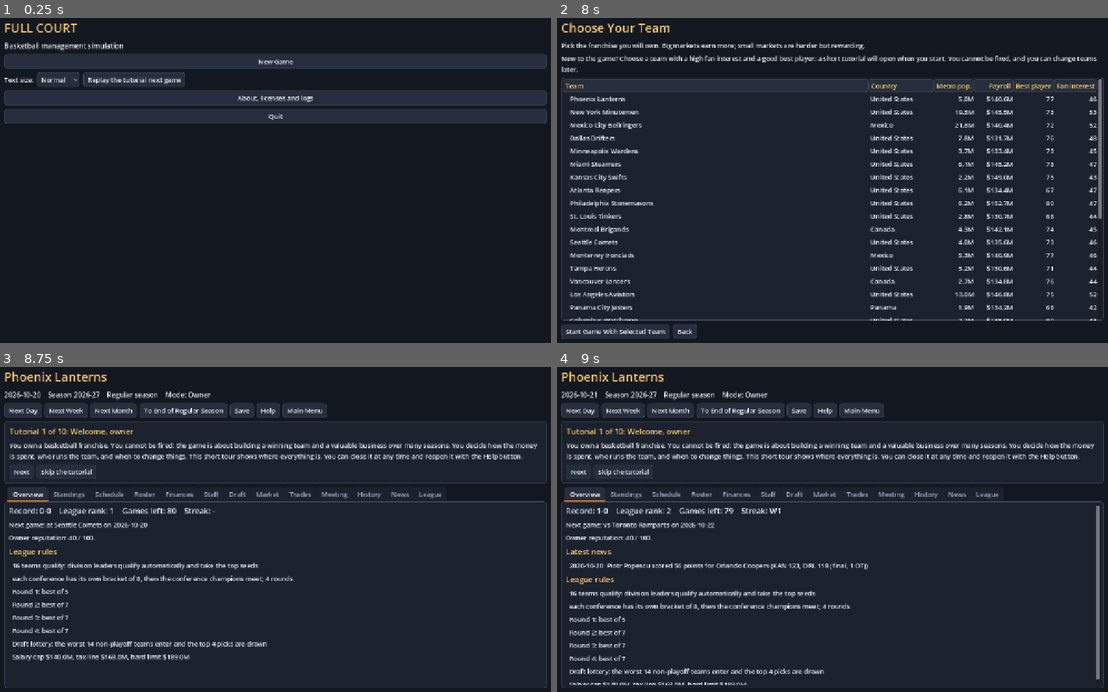
Above: before the commit, frames 1-4 (two rows, left to right).
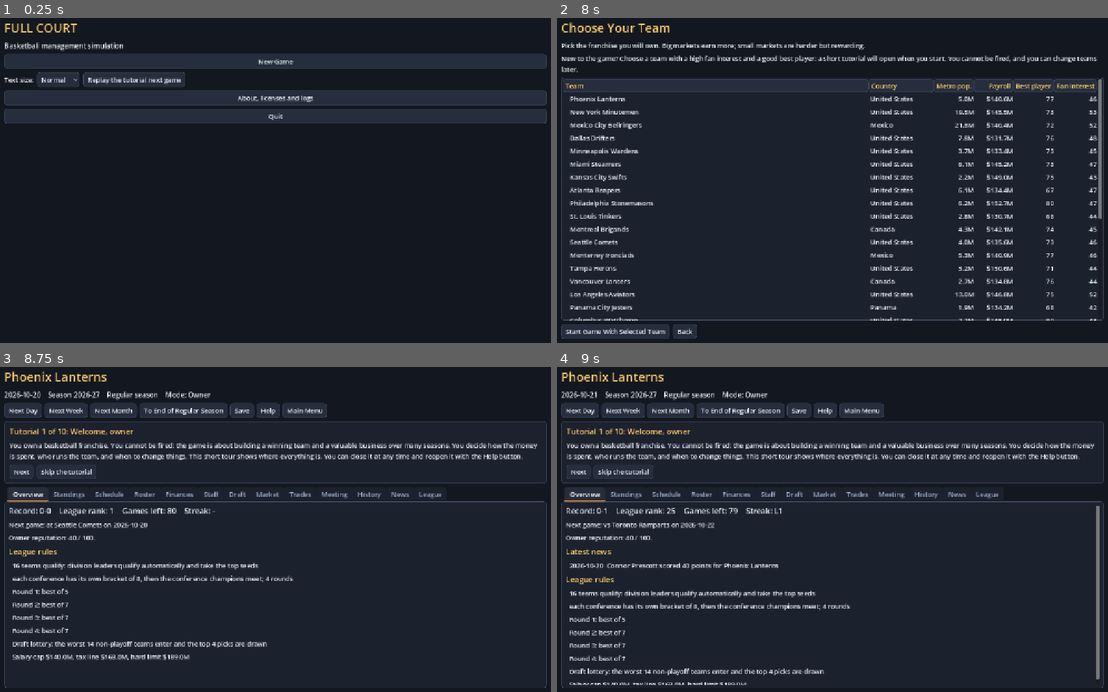
Above: after the commit, the same moments.

Repository: Novaeris/full-court-godot
Game: Godot game, scene res://scenes/main.tscn
Two runs of this game, one before a commit and one after it. Both use one fixed random seed, a clock stepped at 60 frames per second and the inputs below.
Inputs:
- Up to frame 1 (0.25 s): no input
- Up to frame 2 (8 s): click "New Game" at 0.5 s; click "North America" at 1.25 s; click "30 teams" at 2 s; click "2 conferences x 3 divisions o…" at 2.75 s; click "Soft cap with hard limit (rec…" at 3.5 s; click "Mid 2010s (default)" at 4.25 s; click "On (worst teams are favoured …" at 5 s; click "Late 2010s: fast, three-point…" at 5.75 s; click "Owner Mode" at 6.5 s; click "Create League" at 7.25 s
- Up to frame 3 (8.75 s): click "Start Game With Selected Team" at 8 s
- Up to frame 4 (9 s): click "Next Day" at 8.75 s

Frames 1-3 are identical in both runs. In frame 4, 0.7% of the frame differs, in the area x 7-57%, y 43-63%.

Commit message:
M3: intentional fouling late, close-game statistics
Co-Authored-By: Claude Sonnet 5.5 <noreply@anthropic.com>

Diff:
--- a/data/simulation/tuning.json
+++ b/data/simulation/tuning.json
@@ -73,6 +73,10 @@
 	"minutes_soft_cap_seconds": 2340,
 	"position_balance_bonus": 8.0,
 	"late_tie_window_seconds": 24,
+	"intentional_foul_window_seconds": 40,
+	"intentional_foul_max_deficit": 6,
+	"intentional_foul_chance": 0.5,
+	"intentional_foul_seconds": 3.0,
 
 	"home_win_target_note": "Equal teams should win about 57-60% at home."
 }
--- a/src/sim/game_simulator.gd
+++ b/src/sim/game_simulator.gd
@@ -147,6 +147,17 @@
 	var first := true
 	while _clock > 0.0:
 		var dur := _sample_duration() if first else clampf(_rng.gaussian(float(_t["putback_seconds"]), 2.0), 2.0, 10.0)
+		if first and _fouling_to_stop_the_clock(o, d):
+			dur = minf(float(_t["intentional_foul_seconds"]), _clock)
+			_use_time(dur)
+			_commit_foul(d, _pick_fouler(d))
+			var outcome := END
+			if _team_fouls[d] >= int(_t["bonus_fouls"]):
+				outcome = _free_throws(o, d, _pick_scorer(o), 2)
+			first = false
+			if outcome == END:
+				return
+			continue
 		if first and _chasing_a_tie(o):
 			dur = _clock   # a team that can still tie holds the ball for the last shot
 		dur = minf(dur, _clock)
@@ -357,6 +368,18 @@
 	return behind >= 1 and behind <= 3
 
 
+## Late in a close game the trailing team fouls on purpose to stop the clock and get the ball back: 4th quarter,
+## under `intentional_foul_window_seconds`, the defense trails by 1-`intentional_foul_max_deficit` and does it with
+## probability `intentional_foul_chance`. The leading team then shoots free throws (in the bonus) and can miss them.
+func _fouling_to_stop_the_clock(o: int, d: int) -> bool:
+	if _period != int(_t["quarters"]) or _clock > float(_t["intentional_foul_window_seconds"]):
+		return false
+	var deficit: int = _score[o] - _score[d]
+	if deficit < 1 or deficit > int(_t["intentional_foul_max_deficit"]):
+		return false
+	return _rng.chance(float(_t["intentional_foul_chance"]))
+
+
 ## The shot a team takes with the last possession when it trails: a three when down 3, a two when down 2 (or 1).
 func _tie_shot_kind(o: int, normal: int) -> int:
 	var behind: int = _score[1 - o] - _score[o]
--- a/tools/simulate_games.gd
+++ b/tools/simulate_games.gd
@@ -159,6 +159,8 @@
 	print("Margin of victory: median %d, 90th percentile %d, blowouts (25+) %.1f%%" % [
 		margins[floori(margins.size() / 2.0)], margins[floori(margins.size() * 0.9)],
 		100.0 * margins.filter(func(m): return m >= 25).size() / games])
+	print("Close games: decided by 3 or fewer %.1f%% (real about 12-15%%), by 5 or fewer %.1f%% (real about 20-24%%)" % [
+		100.0 * margins.filter(func(m): return m <= 3).size() / games, 100.0 * margins.filter(func(m): return m <= 5).size() / games])
 	print("Team scores: lowest %d, highest %d; best individual scoring night: %d points" % [lowest, highest, top_scorer])
 
 	var rows: Array = []
Not shown, changed: docs/ARCHITECTURE.md
